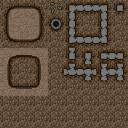
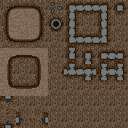
Layer changes from the first 128×128 image to the second:
added group "Door Openings" with 2 layers above "Dirts" over box(0, 96, 48, 128)
added layer "Layer 6 copy" in group "Door Openings" over box(0, 96, 16, 128)
added layer "Layer 6" (2nd of 2, in "Door Openings") in group "Door Openings" over box(16, 112, 48, 128)
